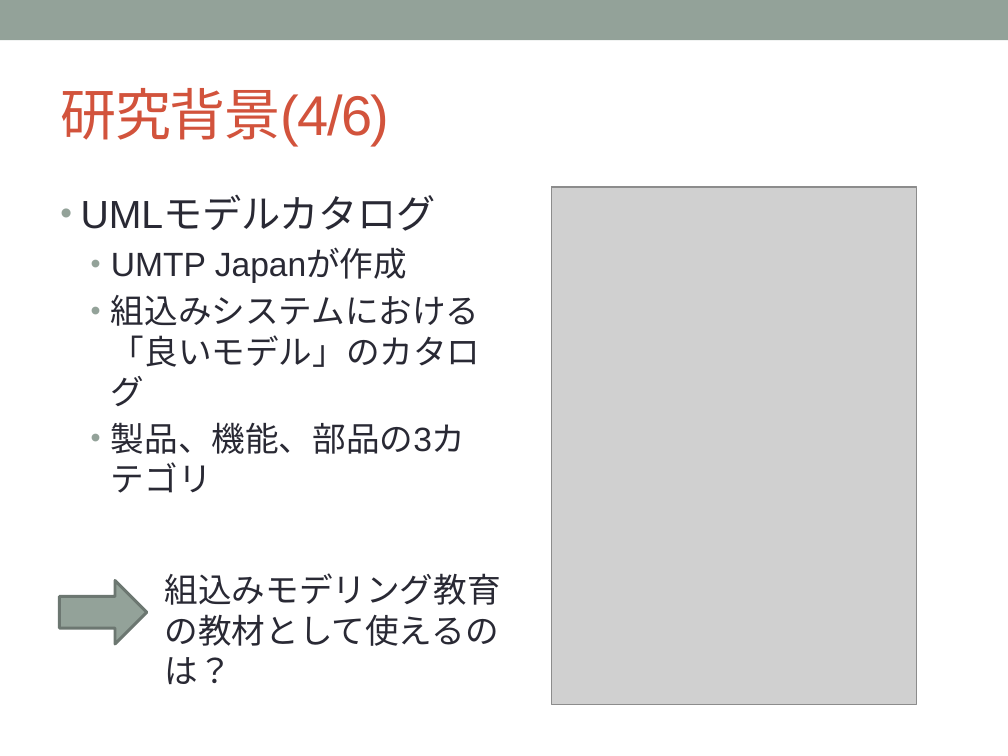
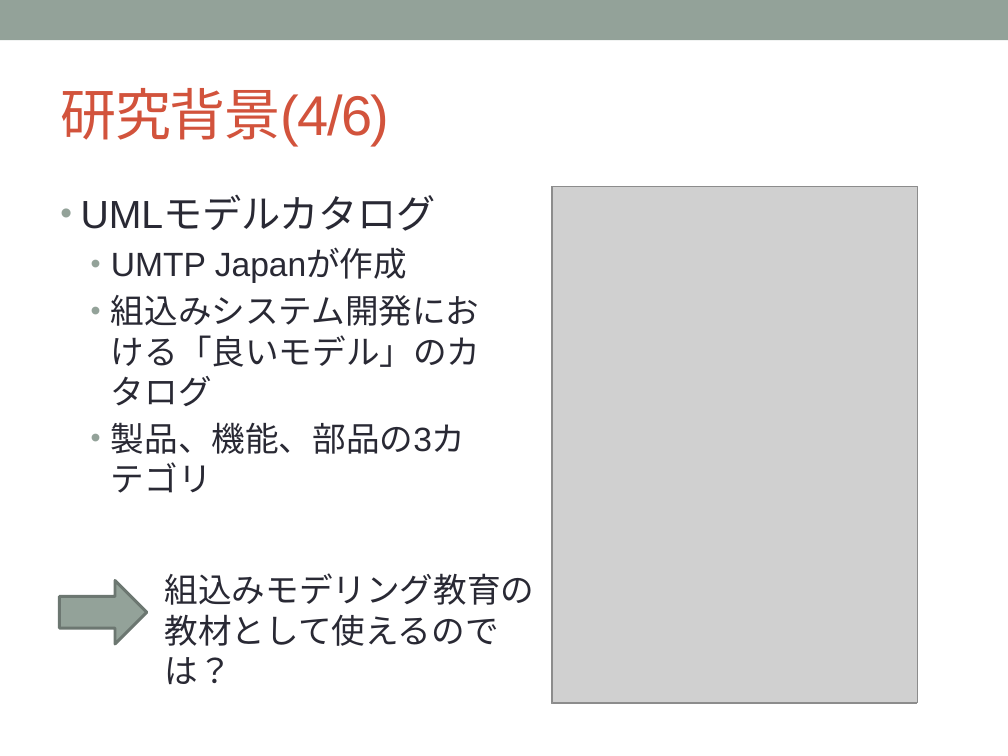
Before and after one commit to YutaNiimura/leJOS-OSEK, a slide deck: slide 6 of 中間発表関連/5I25新村祐太 中間発表スライドver0.5.pptx. Drawn at 1008x756 pixels with LibreOffice and Linux fonts; fonts in the diff are those of the drawing; grey boxes stand for pictures. Boxes give left, top, right and bottom in pixels: in the first picture for what was removed or moved away, otherwise in the second. Text is boxed around its words. In the diff, an @@ line names an element or a change of style, - is before the commit and + after.

```diff
--- a/中間発表関連/5I25新村祐太 中間発表スライドver0.5.pptx
+++ b/中間発表関連/5I25新村祐太 中間発表スライドver0.5.pptx
@@ text at <box>111,295,481,406</box>: text changed @@
-  • 組込みシステムにおける「良いモデル」のカタログ
+  • 組込みシステム開発における「良いモデル」のカタログ
@@ text at <box>165,573,535,646</box>: text changed @@
-組込みモデリング教育の教材として使えるのは？
+組込みモデリング教育の教材として使えるのでは？
```
Also in this commit, not shown: 9 other slides changed, 2 slides added, 11 other files.
